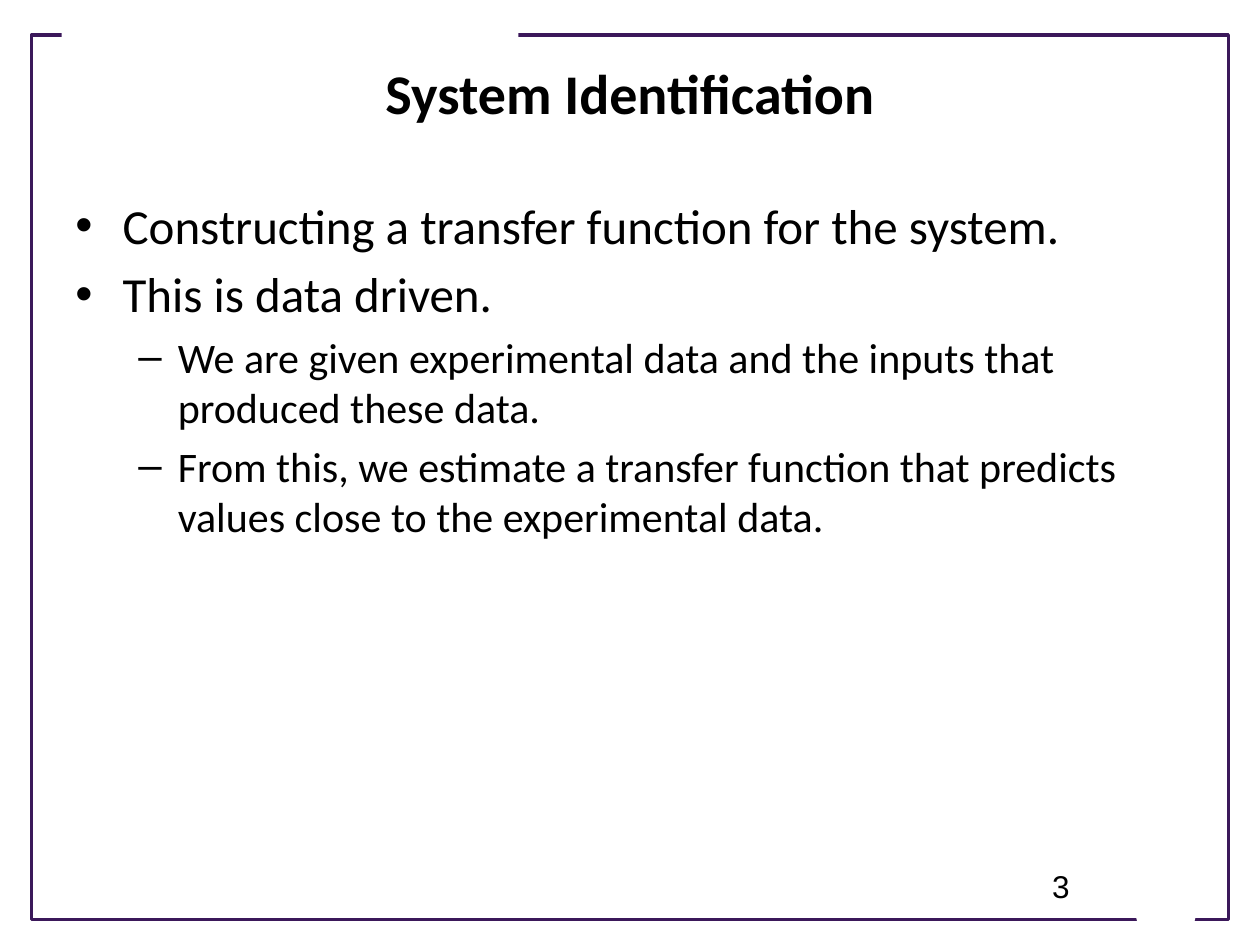
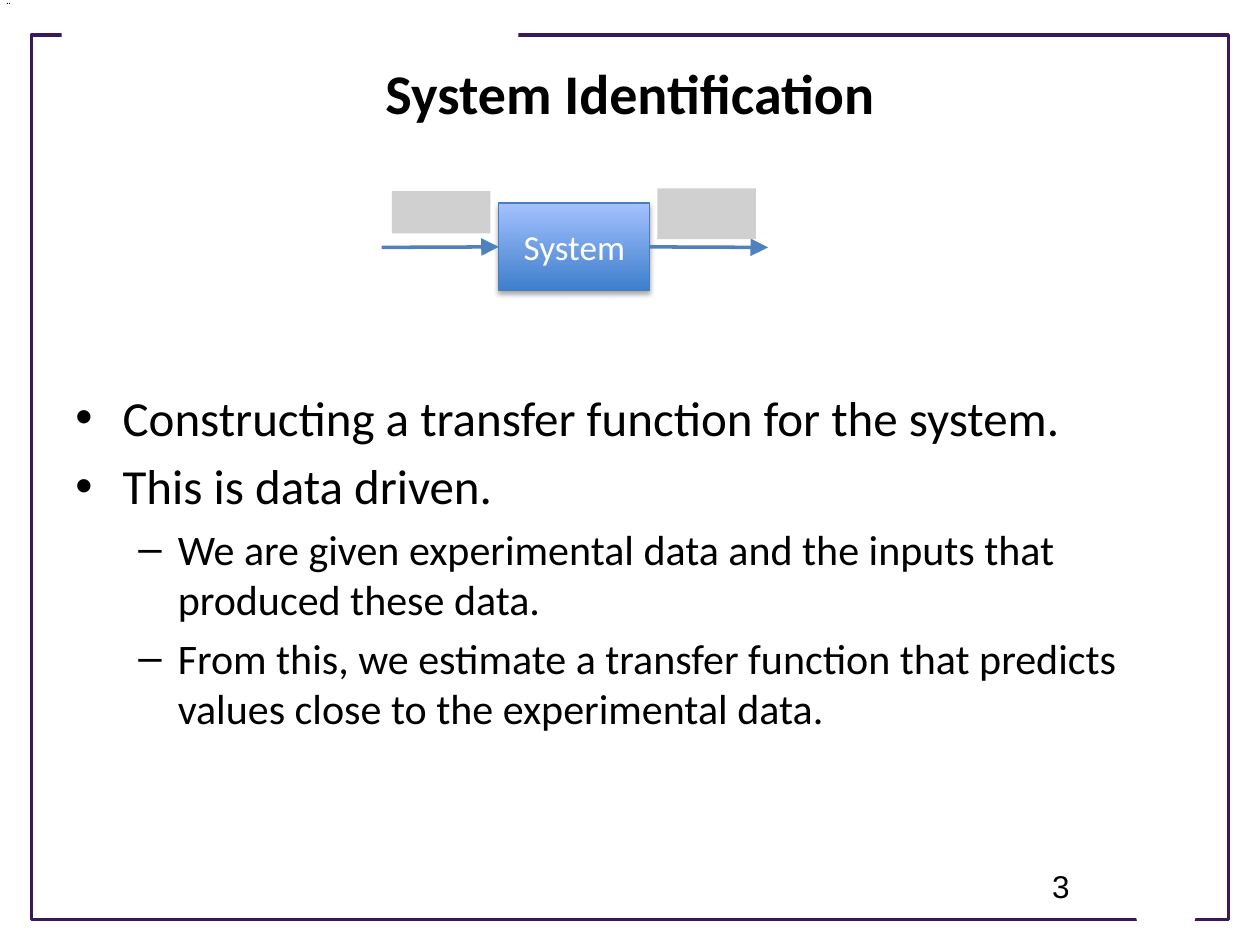
Before and after one commit to joseph-hellerstein/advanced-controls-lectures, a slide deck: slide 3 of classes/winter_2023/lectures/lecture_11-system-identification/system_identification.pptx. Drawn at 1260x945 pixels with LibreOffice and Linux fonts; fonts in the diff are those of the drawing; grey boxes stand for pictures; background and template pictures are left out. Boxes give left, top, right and bottom in pixels: in the first picture for what was removed or moved away, otherwise in the second. Text is boxed around its words. In the diff, an @@ line names an element or a change of style, - is before the commit and + after.

```diff
--- a/classes/winter_2023/lectures/lecture_11-system-identification/system_identification.pptx
+++ b/classes/winter_2023/lectures/lecture_11-system-identification/system_identification.pptx
@@ group added at (x1=382, y1=188, x2=769, y2=290): 2 arrows, 2 pictures, 1 rectangle @@
+System
@@ text "Constructing a transfer function for ..." moved from (x1=123, y1=210, x2=1116, y2=539) to (x1=123, y1=402, x2=1116, y2=731) @@
```
Also in this commit, not shown: 1 other slide changed, 7 other files.
